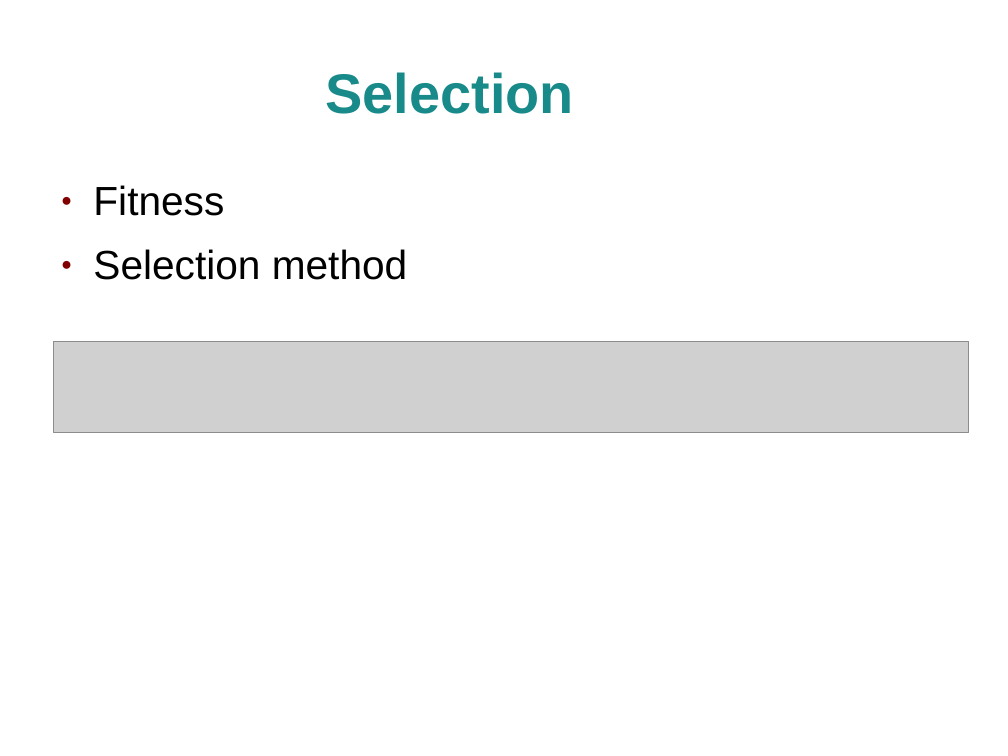
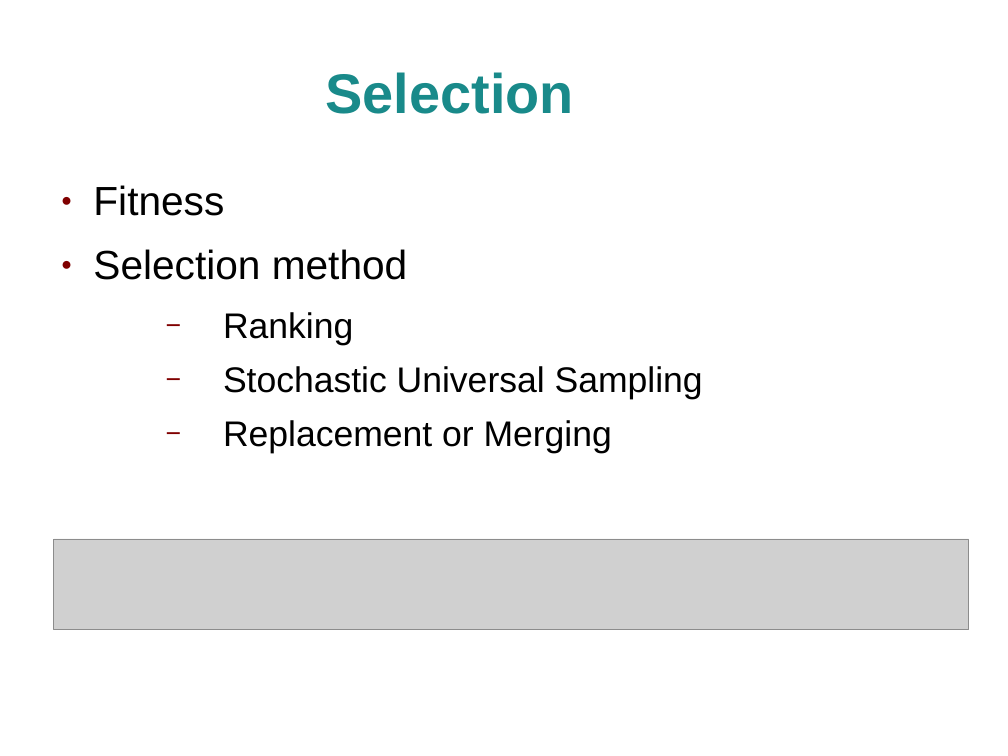
Before and after one commit to craignicol/geneticalgorithmtemplates, a slide deck: slide 6 of talks-and-presentations/techmeetup-glasgow-20090701/GeneticAlgorithms.ppt (slide 5 before the commit). Drawn at 1008x756 pixels with LibreOffice and Linux fonts; fonts in the diff are those of the drawing; grey boxes stand for pictures; background and template pictures are left out. Boxes give left, top, right and bottom in pixels: in the first picture for what was removed or moved away, otherwise in the second. Text is boxed around its words. In the diff, an @@ line names an element or a change of style, - is before the commit and + after.

```diff
--- a/talks-and-presentations/techmeetup-glasgow-20090701/GeneticAlgorithms.ppt
+++ b/talks-and-presentations/techmeetup-glasgow-20090701/GeneticAlgorithms.ppt
@@ text at bbox=[223, 312, 703, 453]: paragraphs added @@
+  − Ranking
+  − Stochastic Universal Sampling
+  − Replacement or Merging
@@ picture: place and size @@
-picture at bbox=[54, 342, 970, 433]
+picture at bbox=[54, 539, 970, 629]
```
Also in this commit, not shown: 6 other slides changed, 2 slides added, 2 slides removed, 1 other file.
